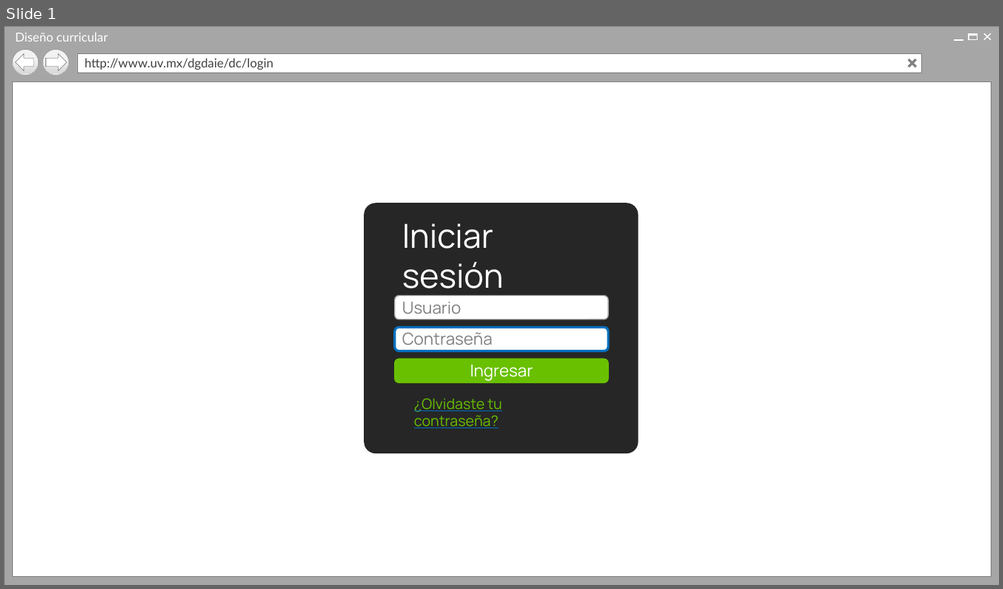
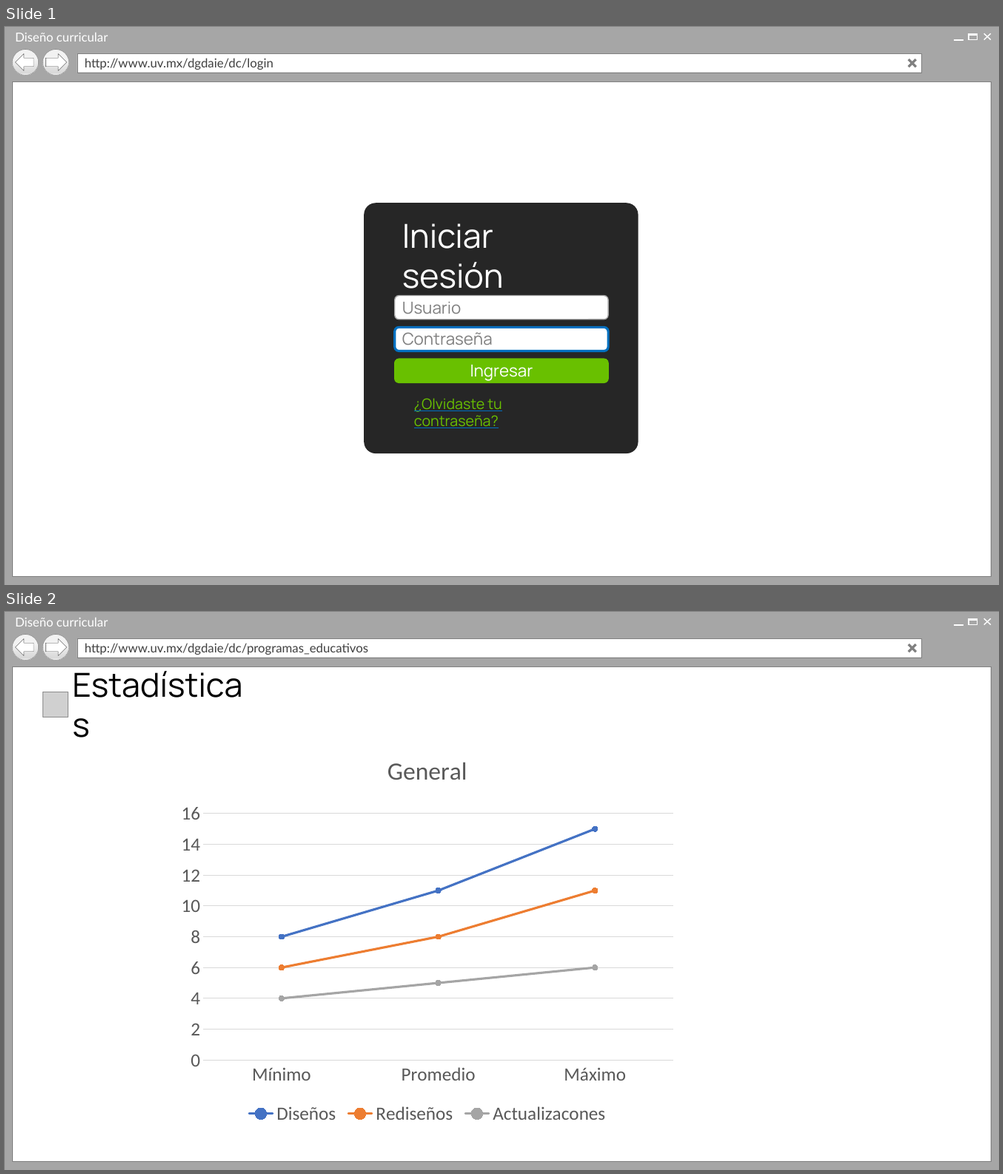
Before and after one commit to Senzho/DISENO_CURRICULAR_SS_05_2019, a slide deck: Diseño/Prototipos V2.pptx. Shown one above the other, each under a label of ours: slide 1 before the commit, slides 1 and 2 after it. The pictures are 1003x589 and 1003x1174 pixels, drawn with LibreOffice and Linux fonts; fonts in the diff are those of the drawing; grey boxes stand for pictures; background and template pictures are left out. Boxes give left, top, right and bottom in pixels: in the first picture for what was removed or moved away, otherwise in the second. Text is boxed around its words. In the diff, an @@ line names an element or a change of style, - is before the commit and + after.

```diff
--- a/Diseño/Prototipos V2.pptx
+++ b/Diseño/Prototipos V2.pptx
@@ slide 2 added at [4, 611, 999, 1170], background #FFFFFF @@
@@ group added at [4, 611, 999, 1170]: 6 rectangles, 4 lines, 2 ellipses, 1 text, 1 left arrow, 1 right arrow @@
+Diseño curricular
+http://www.uv.mx/dgdaie/dc/programas_educativos
@@ picture added at [42, 692, 68, 717] @@
@@ text added at [65, 682, 263, 726], 32 pt, text #000000 @@
+Estadísticas
@@ line chart added at [171, 738, 684, 1130] @@
+title "General "
+categories: Mínimo, Promedio, Máximo
+Diseños: 8, 11, 15
+Rediseños: 6, 8, 11
+Actualizacones: 4, 5, 6
```
Also in this commit, not shown: 6 slides changed, 1 other slide added, 1 other file.
